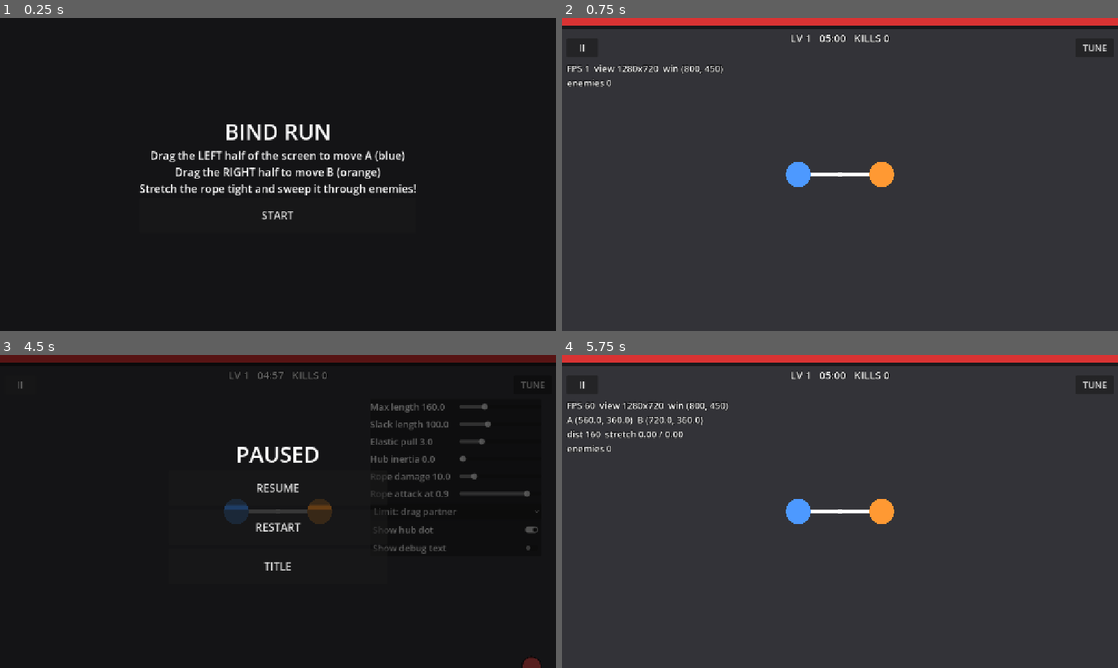
Above: before the commit, frames 1-4 (two rows, left to right).
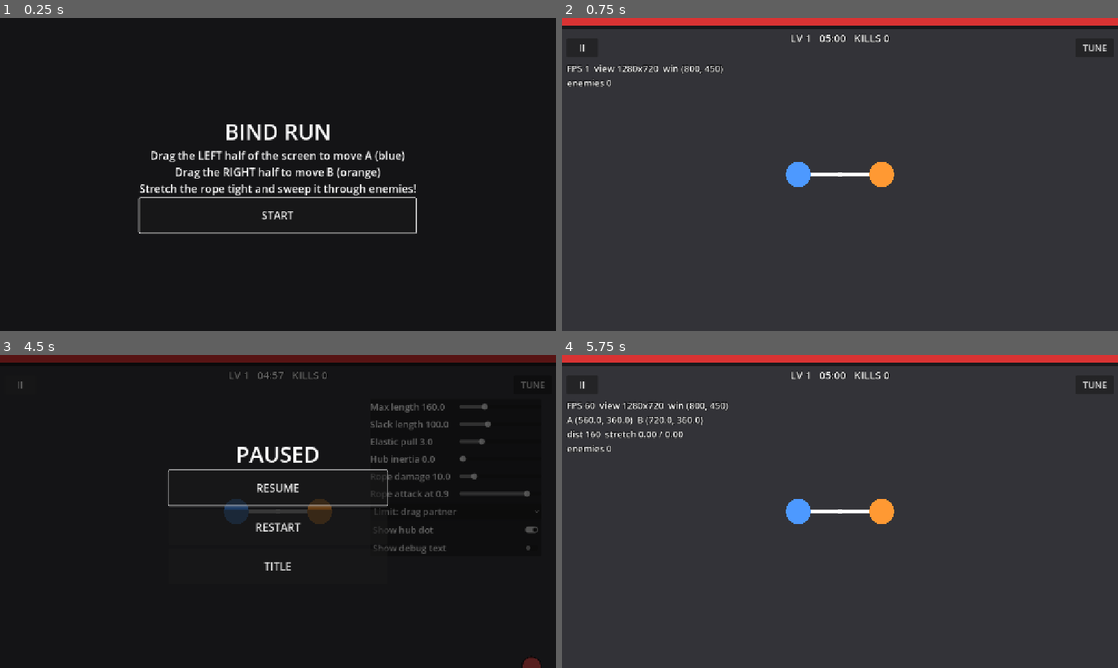
Above: after the commit, the same moments.

Repository: suutukuru/bind-run
Game: Godot game, scene res://scenes/title/title.tscn
Two runs of this game, one before a commit and one after it. Both use one fixed random seed, a clock stepped at 60 frames per second and the inputs below.
Inputs:
- Up to frame 1 (0.25 s): no input
- Up to frame 2 (0.75 s): click "START" at 0.5 s
- Up to frame 3 (4.5 s): click "TUNE" at 1.25 s; click "Limit: drag partner" at 2 s; click "Show hub dot" at 2.75 s; click "Show debug text" at 3.5 s; click "II" at 4.25 s
- Up to frame 4 (5.75 s): click "RESTART" at 5 s

The runs differ from the first frame. In frame 1, 0.5% of the frame differs, in the area x 24-75%, y 57-69%; in frame 2, nothing differs; in frame 3, 0.6%, in the area x 30-70%, y 36-49%; in frame 4, nothing differs.

Commit message:
CI: add a real-browser test that screenshots the exported game; report menu layout to the console
Pixel checks: title text drawn, characters A/B drawn, touch drag moves A.
Console output of the page is printed so layout problems can be read from CI logs.

Co-Authored-By: Claude Sonnet 5.5 <noreply@anthropic.com>
Claude-Session: https://claude.ai/code/session_01FmuN5U8N5hun1pocAD6Yrf

Diff:
--- a/scenes/ui/menu_panel.gd
+++ b/scenes/ui/menu_panel.gd
@@ -50,6 +50,10 @@
 	if pause_game:
 		get_tree().paused = true
 	_layout()
+	# キーボード（Enter / Space）でも先頭の選択肢を押せるようにする
+	if _buttons.get_child_count() > 0:
+		(_buttons.get_child(0) as Button).grab_focus()
+	_report.call_deferred()
 
 
 ## 押したのと同じ処理をコードから起こす（テスト用）
@@ -64,6 +68,15 @@
 	if was_paused:
 		get_tree().paused = false
 	callback.call()
+
+
+# 表示がおかしいときの手がかり: ブラウザのコンソールに、画面とメニューの大きさを 1 回出す
+func _report() -> void:
+	var view: Vector2 = get_viewport().get_visible_rect().size
+	print("MenuPanel '%s': view=%s unit=%.2f root=%s title=%s font=%d buttons=%d first_button=%s" % [
+		_title.text, str(view), UiScale.unit(get_viewport()), str(_root.size), str(_title.get_global_rect()),
+		_title.get_theme_font_size("font_size"), _buttons.get_child_count(),
+		str((_buttons.get_child(0) as Control).get_global_rect()) if _buttons.get_child_count() > 0 else "-"])
 
 
 func _build() -> void:
Not shown, changed: .github/workflows/ci.yml
Not shown, added: ci/browser_test.mjs
